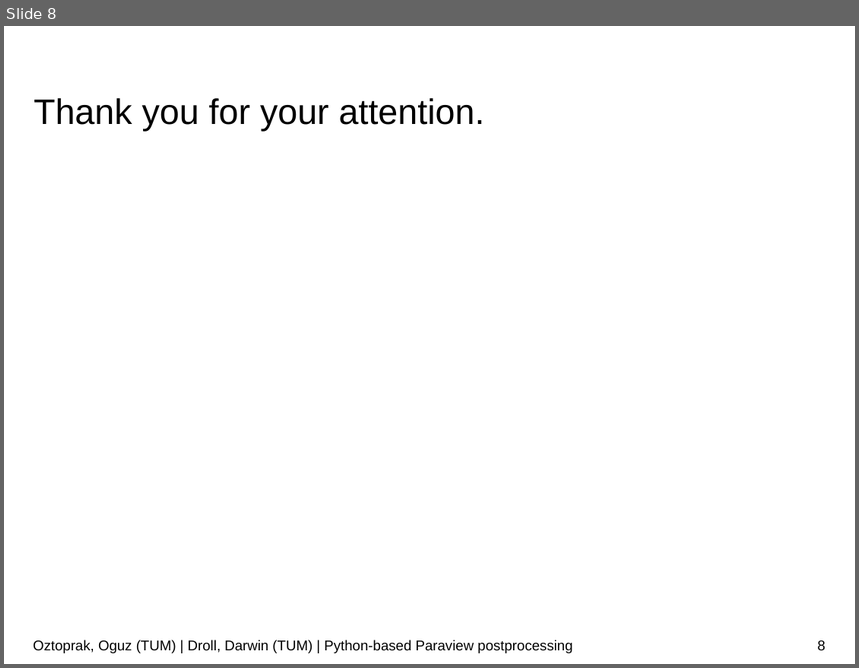
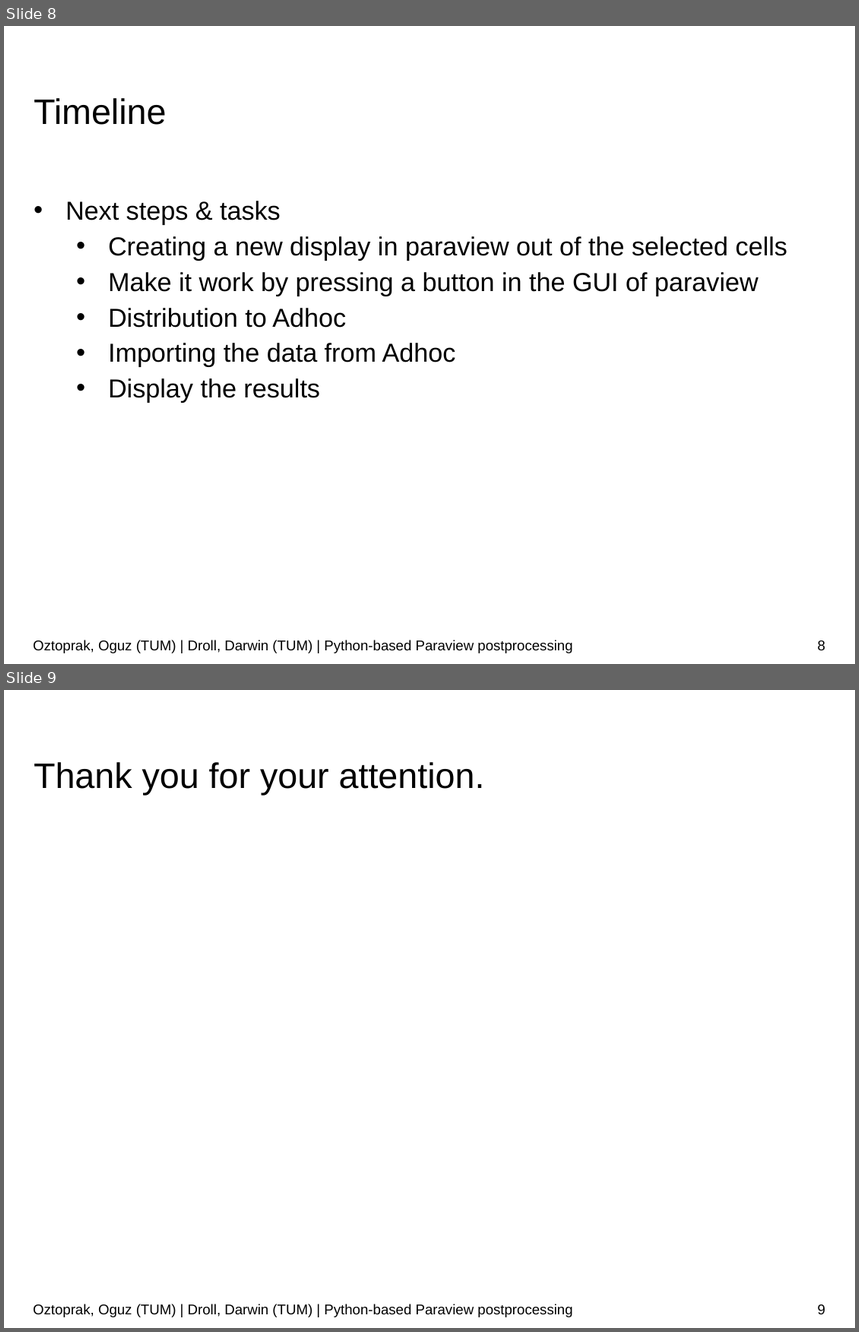
Before and after one commit to JusticeBoi/Paraview-PostProcessing-SoftwareLab, a slide deck: Paraview-postprocessor.pptx. Shown one above the other, each under a label of ours: slide 8 before the commit, slides 8 and 9 after it. The pictures are 859x668 and 859x1332 pixels, drawn with LibreOffice and Linux fonts; fonts in the diff are those of the drawing; background and template pictures are left out. Boxes give left, top, right and bottom in pixels: in the first picture for what was removed or moved away, otherwise in the second. Text is boxed around its words. In the diff, an @@ line names an element or a change of style, - is before the commit and + after.

```diff
--- a/Paraview-postprocessor.pptx
+++ b/Paraview-postprocessor.pptx
@@ slide 8 added at box(4, 26, 855, 664), background #FFFFFF @@
@@ text added at box(34, 98, 166, 125), 30 pt, text #000000 @@
+Timeline
@@ text added at box(66, 201, 788, 403), 22 pt, text #000000 @@
+• Next steps & tasks
+  • Creating a new display in paraview out of the selected cells
+  • Make it work by pressing a button in the GUI of paraview
+  • Distribution to Adhoc
+  • Importing the data from Adhoc
+  • Display the results
@@ text added at box(33, 640, 572, 654), 12 pt, text #000000 @@
+Oztoprak, Oguz (TUM) | Droll, Darwin (TUM) | Python-based Paraview postprocessing
@@ page number added at box(818, 641, 826, 651), 12 pt, text #000000 @@
+8
@@ what was slide 8 is now slide 9 @@
@@ page number at box(818, 1305, 826, 1315): text changed @@
-8
+9
```
Also in this commit, not shown: 7 slides changed.
